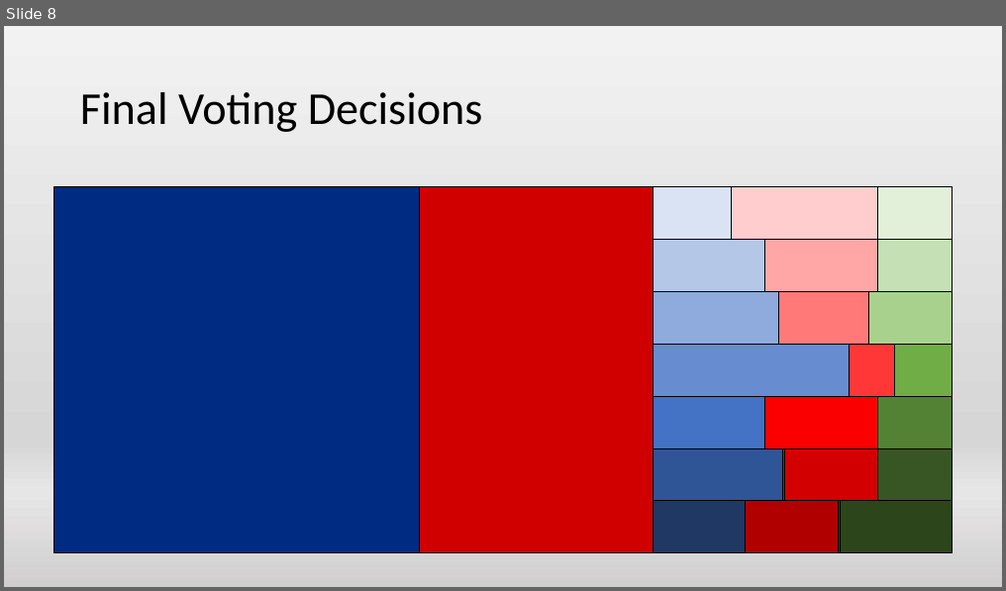
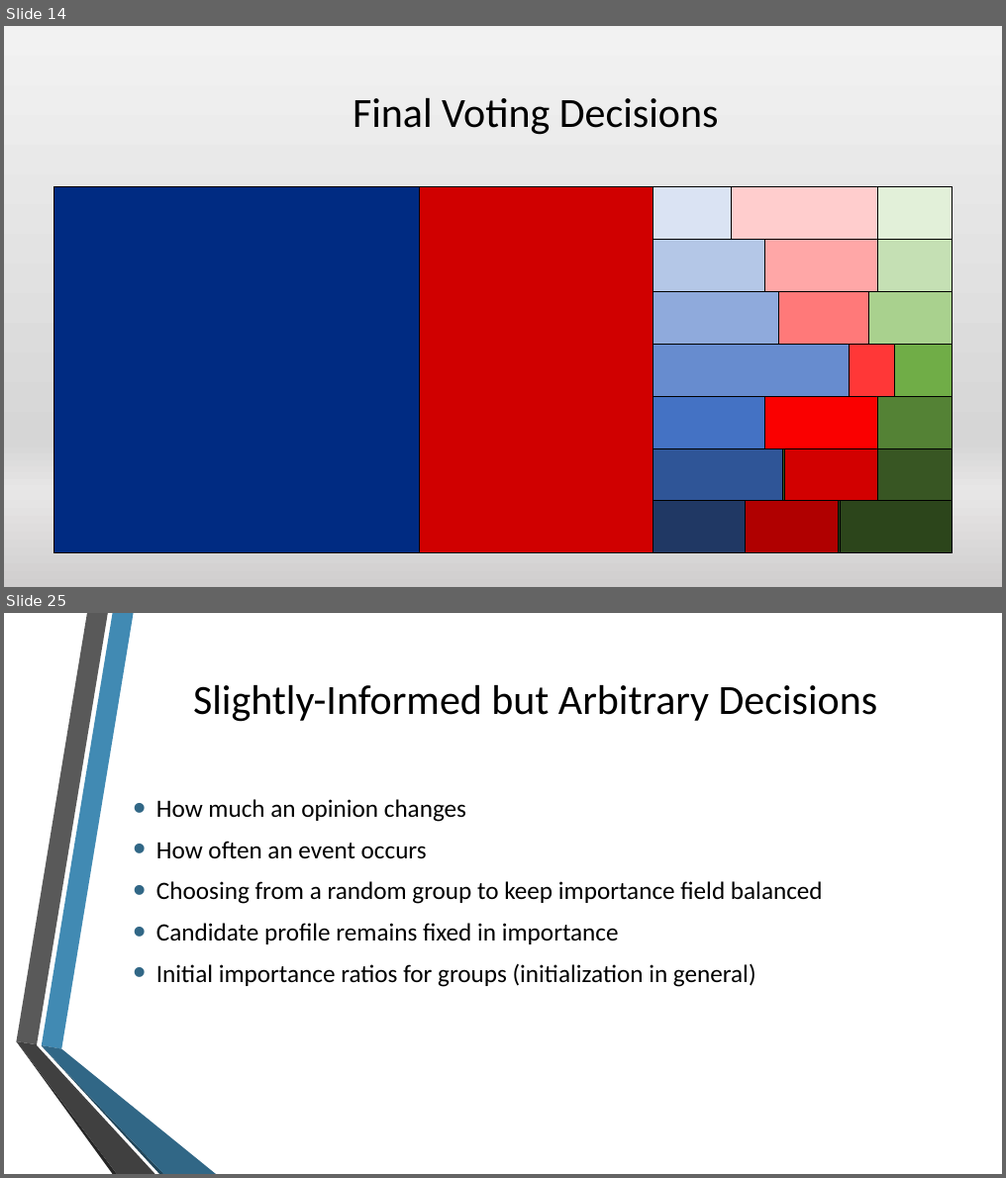
Before and after one commit to blimpich/election_simulator, a slide deck: Final Presentation 2.pptx. Shown one above the other, each under a label of ours: slide 8 before the commit, slides 14 and 25 after it; the slides between them are not shown. The pictures are 1006x591 and 1006x1178 pixels, drawn with LibreOffice and Linux fonts; fonts in the diff are those of the drawing; background and template pictures are left out. Boxes give left, top, right and bottom in pixels: in the first picture for what was removed or moved away, otherwise in the second. Text is boxed around its words. In the diff, an @@ line names an element or a change of style, - is before the commit and + after.

```diff
--- a/Final Presentation 2.pptx
+++ b/Final Presentation 2.pptx
@@ slide 25 added at (4, 613, 1002, 1174), background picture (left out) @@
@@ title added at (193, 685, 878, 722), 40 pt, text #000000 @@
+Slightly-Informed but Arbitrary Decisions
@@ text added at (156, 799, 823, 987), 24 pt, text #000000 @@
+• How much an opinion changes
+• How often an event occurs
+• Choosing from a random group to keep importance field balanced
+• Candidate profile remains fixed in importance
+• Initial importance ratios for groups (initialization in general)
@@ group added at (16, 613, 216, 1174): 6 freeform shapes @@
@@ what was slide 8 is now slide 14 @@
@@ slide 14 changed as well @@
@@ text "Final Voting Decisions": place and size @@
-text "Final Voting Decisions" at (80, 92, 483, 132)
+text "Final Voting Decisions" at (352, 98, 719, 135)
@@ text "Final Voting Decisions" at (352, 98, 719, 135): size 44 to 40 pt; alignment left to centre; line spacing 0.9 to 1 @@
```
Also in this commit, not shown: 5 other slides changed, 19 other slides added, 4 slides removed.
